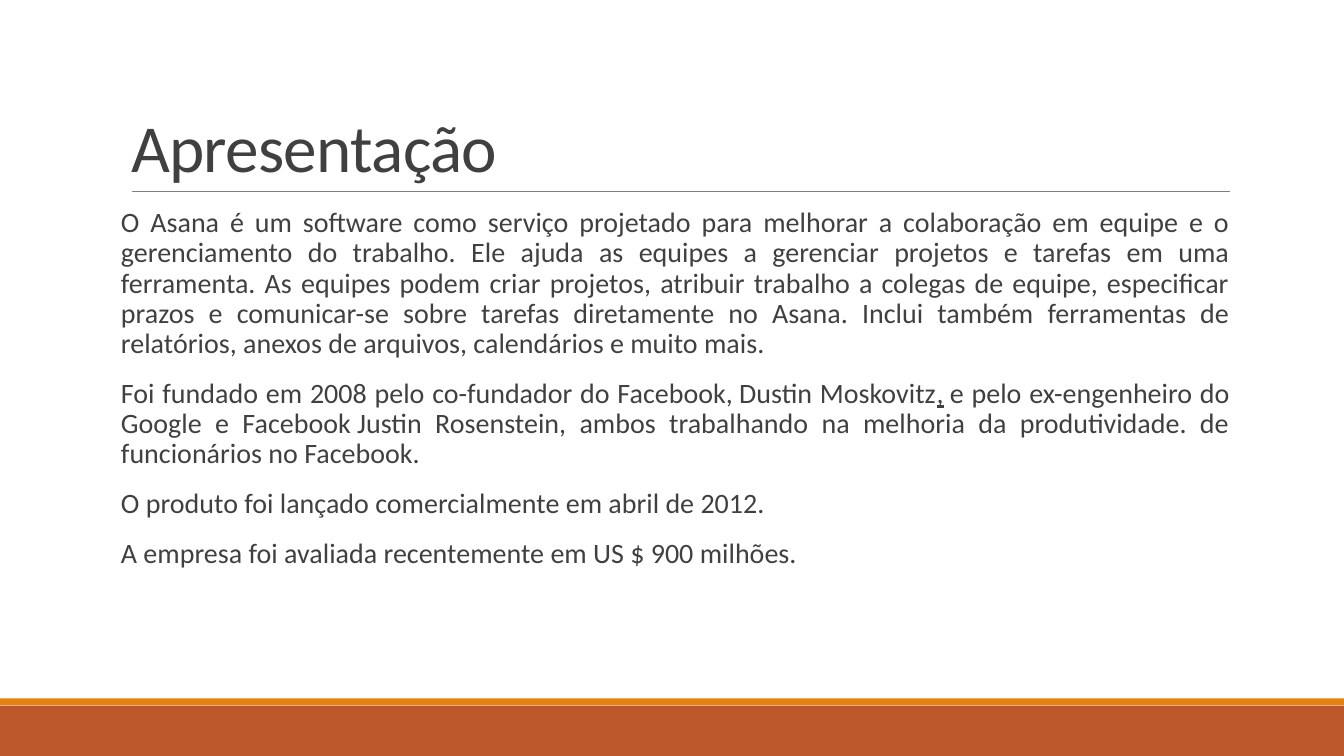
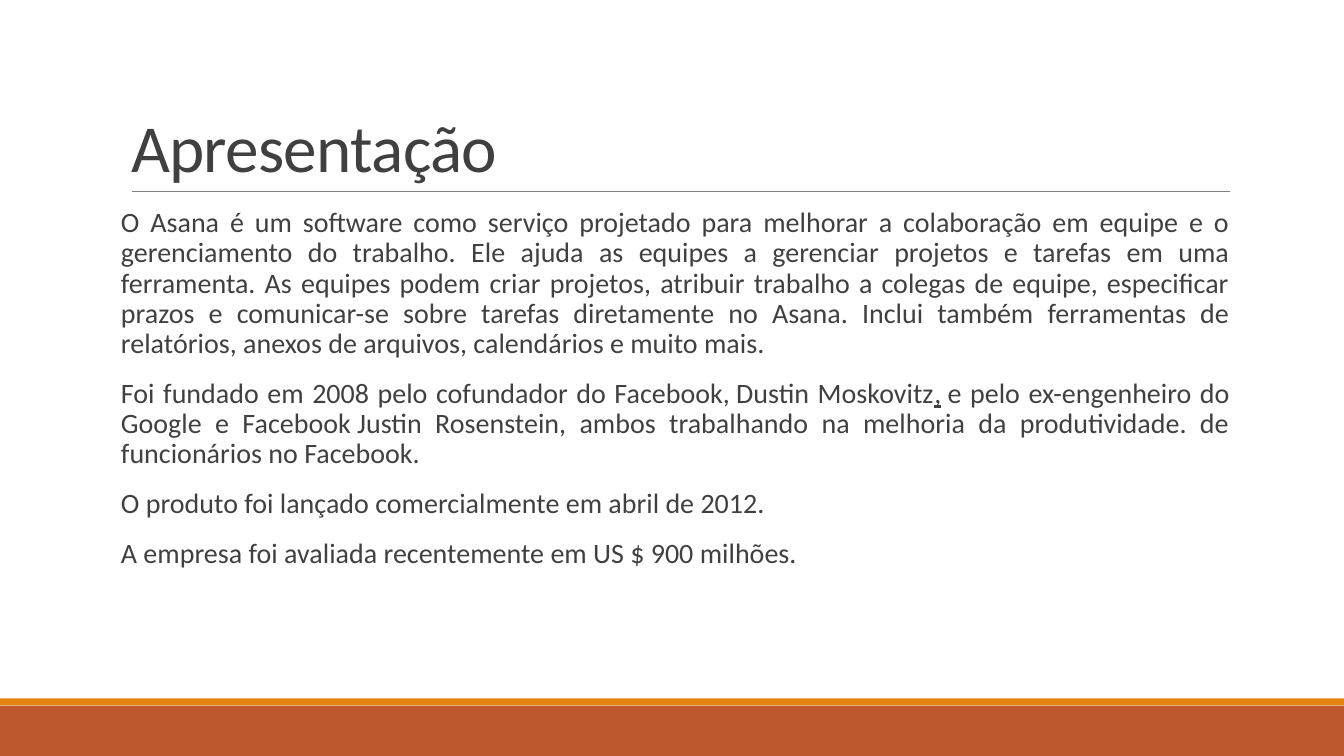
Before and after one commit to wgoncalves8/uninove, a slide deck: slide 3 of Asana.pptx. Drawn at 1344x756 pixels with LibreOffice and Linux fonts; fonts in the diff are those of the drawing. Boxes give left, top, right and bottom in pixels: in the first picture for what was removed or moved away, otherwise in the second. Text is boxed around its words. In the diff, an @@ line names an element or a change of style, - is before the commit and + after.

```diff
--- a/Asana.pptx
+++ b/Asana.pptx
@@ text at [121, 383, 1229, 463]: text changed @@
-Foi fundado em 2008 pelo co-fundador do Facebook, Dustin Moskovitz, e pelo ex-engenheiro do Google e Facebook Justin Rosenstein, ambos trabalhando na melhoria da produtividade. de funcionários no Facebook.
+Foi fundado em 2008 pelo cofundador do Facebook, Dustin Moskovitz, e pelo ex-engenheiro do Google e Facebook Justin Rosenstein, ambos trabalhando na melhoria da produtividade. de funcionários no Facebook.
```
